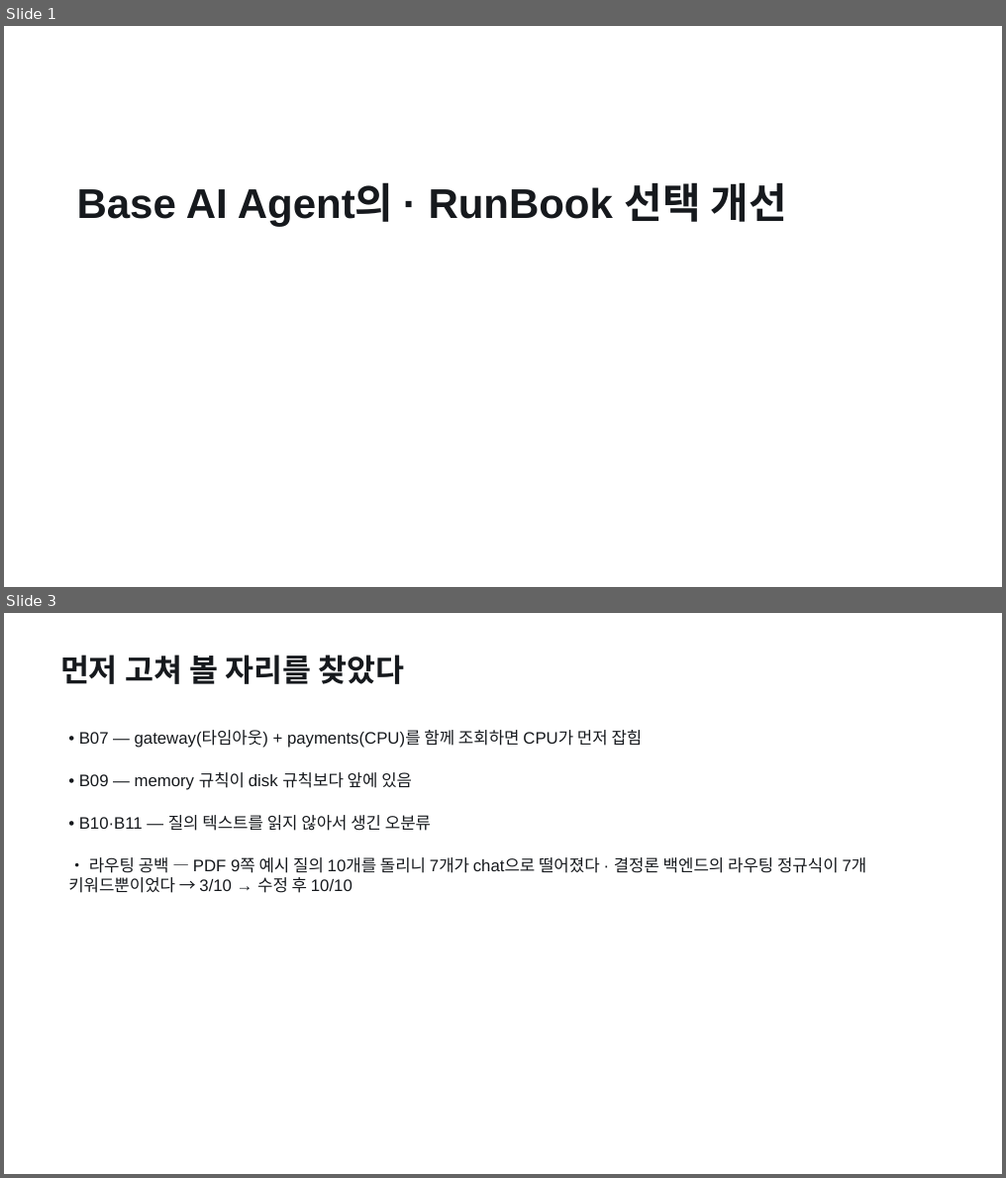
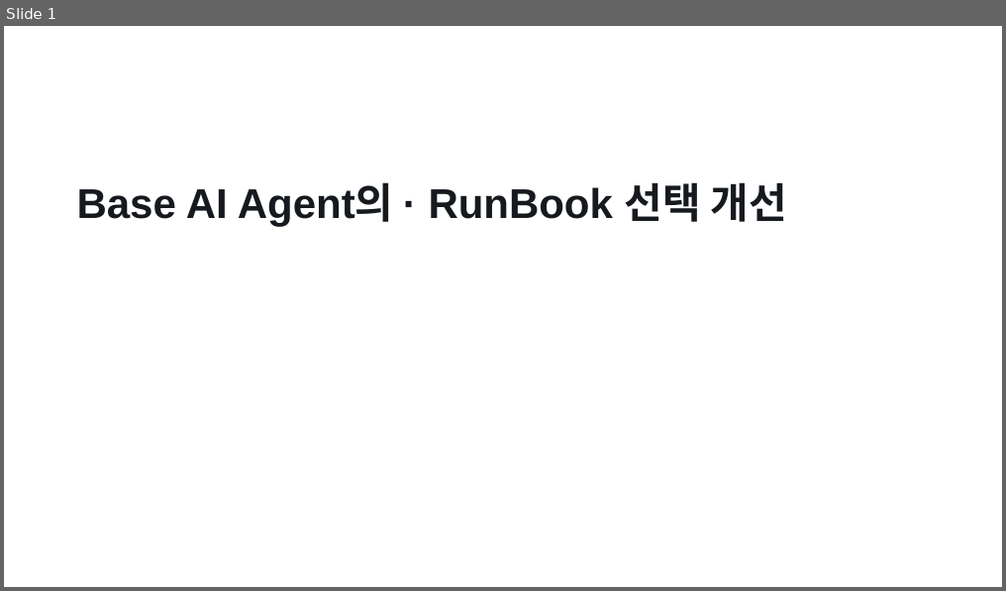
Before and after one commit to pigpgw/skala-ai-service-mini, a slide deck: doc/reports/presentation.pptx. Shown one above the other, each under a label of ours: slides 1 and 3 before the commit, slide 1 after it; the slides between them are not shown. The pictures are 1006x1178 and 1006x591 pixels, drawn with LibreOffice and Linux fonts; fonts in the diff are those of the drawing. Boxes give left, top, right and bottom in pixels: in the first picture for what was removed or moved away, otherwise in the second. Text is boxed around its words. In the diff, an @@ line names an element or a change of style, - is before the commit and + after.

Commit message:
docs(reports): 교수님 지정 형식으로 재구성 — 보고서 5개 절, 5분(2분+3분) 발표, 캡처 5장
교수님 안내(보고서 작성 방법 · 발표 방법)에 맞춰 산출물을 다시 짰다.

보고서 (doc/reports/result_report.md) — 지정 형식으로 재구성
- 머리말에 번호·성함 기재 (79번 박건우 / G079 · 광주 3반)
- 1. 진행 사항 소개 — 선택 과제 + 추가·수정한 task 4개(RAG 판정 / 라우팅 / 데이터 / 평가 하네스)
- 2. 사용한 기술 요소 — Multi-Agent·MCP·RAG·의존성 주입·LangSmith·모듈화·단위 테스트 표
  + 기능 개선 부분과 추가 사항 + 화면 캡처
- 3. 선택 사항 — 같은 입력 Before/After 실측(정확도·macro-F1·E2E·회귀·지연·비용·retry·커버리지)
- 4. 느낀 점 / 이후에 반영하고 싶은 것

발표자료 (doc/reports/presentation.html) — 10장 → 7장, 5분(2분+3분)
- 2분: 무엇을 고쳤나(4축) → 결과(수치 + 캡처)
- 3분: Agent Graph 구성(아키텍처 캡처) → RAG 코드(게이트 + SSE 근거 캡처) → MCP 코드
- 캡처 3장(아키텍처·RAG 근거·Before/After 수치)을 슬라이드에 삽입

캡처 (필수 항목 충족, doc/reports/images/)
- 01_chat_final_screen.jpg — 최종 실행 화면(현재 빌드로 재캡처)
- 02_chat_new_incident_type.jpg — 신규 유형 queue-backlog
- 03_screen_rag_evidence.jpg — 기능 개선 화면(SSE 원본: classifier_source=rag, score 0.6452)
- 04_screen_before_after.jpg — Before/After 수치 화면(원본 JSON에서 생성, 수치 자체 검증)
- 05_architecture_graph.jpg — Agent Graph·MCP·RAG 구성도

도구·문서
- doc/tools/build_captures.py (신규) — 원본에서 캡처 화면 HTML 생성(수치 원본 일치 검증 포함)
- doc/tools/build_pptx.py — PPTX에 이미지 포함(캡처 필수 대응)
- doc/reports/presentation_outline.md — 5분 시간 배분·슬라이드별 말할 말·예상 질문·리허설 체크리스트
- doc/reports/spreadsheet_input.md — 교수님 지정 4개 절 형식의 스프레드시트 본문
- doc/reports/index.md · doc/evaluation-checklist.md — 산출물 색인·상태 갱신

검증: pytest 65개 통과 · 수치 일치 검사 15/15 · PDF 682KB(보고서)/1012KB(발표) 1MB 이내

```diff
--- a/doc/reports/presentation.pptx
+++ b/doc/reports/presentation.pptx
@@ slide 3 removed at (x1=4, y1=613, x2=1002, y2=1174), background #FFFFFF @@
@@ text removed at (x1=60, y1=655, x2=404, y2=684) @@
-먼저 고쳐 볼 자리를 찾았다
@@ text removed at (x1=79, y1=730, x2=643, y2=748) @@
-• B07 — gateway(타임아웃) + payments(CPU)를 함께 조회하면 CPU가 먼저 잡힘
@@ text removed at (x1=79, y1=772, x2=412, y2=790) @@
-• B09 — memory 규칙이 disk 규칙보다 앞에 있음
@@ text removed at (x1=79, y1=815, x2=431, y2=831) @@
-• B10·B11 — 질의 텍스트를 읽지 않아서 생긴 오분류
@@ text removed at (x1=68, y1=858, x2=867, y2=893) @@
-• 라우팅 공백 — PDF 9쪽 예시 질의 10개를 돌리니 7개가 chat으로 떨어졌다 · 결정론 백엔드의 라우팅 정규식이 7개 키워드뿐이었다 → 3/10 → 수정 후 10/10
```
Also in this commit, not shown: 3 slides changed, 3 slides added, 5 other slides removed, 21 other files.
